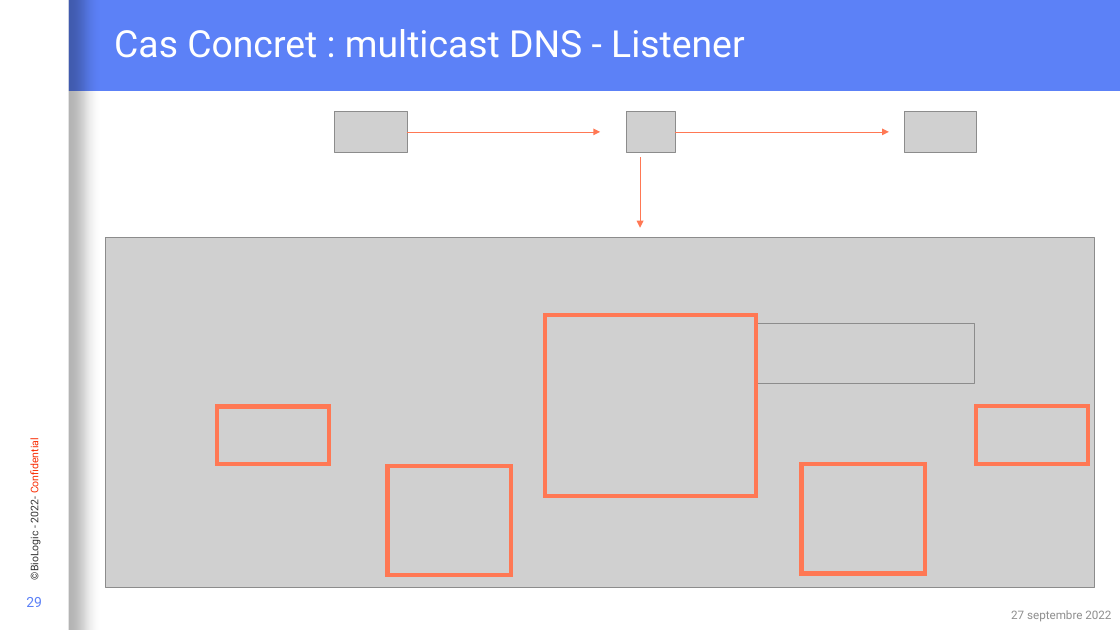
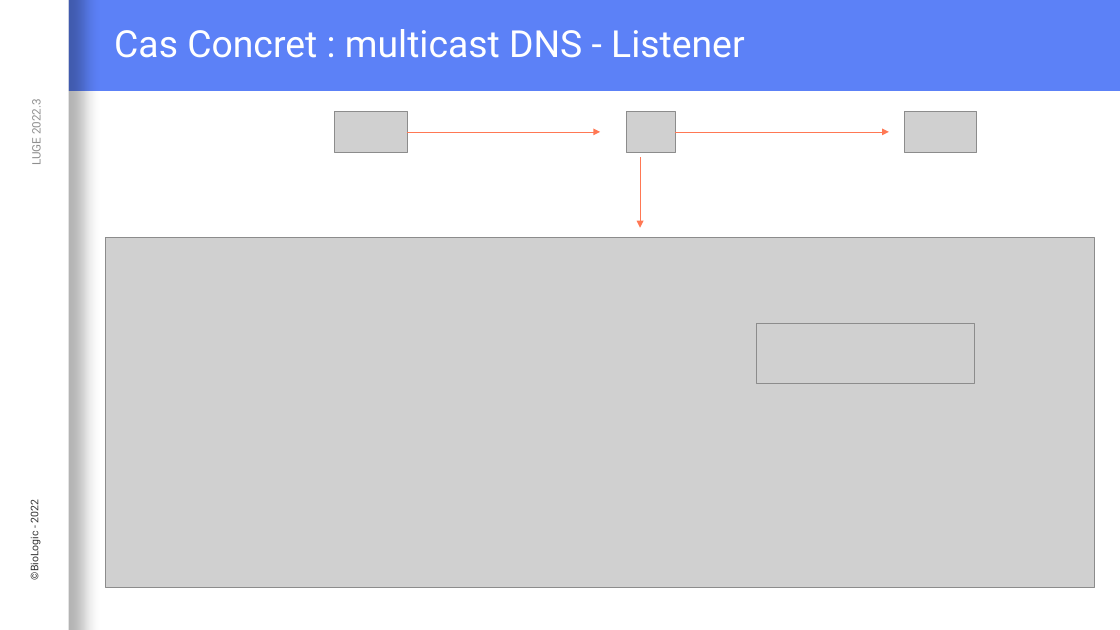
Before and after one commit to Loysse/PostLVUserEvent_Demo, a slide deck: slide 29 of Interaction événementielle entre du code C et LabVIEW.pptx. Drawn at 1120x630 pixels with LibreOffice and Linux fonts; fonts in the diff are those of the drawing; grey boxes stand for pictures; background and template pictures are left out. Boxes give left, top, right and bottom in pixels: in the first picture for what was removed or moved away, otherwise in the second. Text is boxed around its words. In the diff, an @@ line names an element or a change of style, - is before the commit and + after.

```diff
--- a/Interaction événementielle entre du code C et LabVIEW.pptx
+++ b/Interaction événementielle entre du code C et LabVIEW.pptx
@@ text added at (x1=29, y1=102, x2=44, y2=164), 10 pt, text #909090 @@
+LUGE 2022.3
@@ rectangle removed at (x1=545, y1=315, x2=756, y2=496) @@
@@ rectangle removed at (x1=217, y1=407, x2=329, y2=465) @@
@@ rectangle removed at (x1=976, y1=407, x2=1088, y2=465) @@
@@ rectangle removed at (x1=387, y1=466, x2=511, y2=576) @@
@@ rectangle removed at (x1=802, y1=465, x2=925, y2=574) @@
@@ text at (x1=27, y1=502, x2=41, y2=579): text changed @@
-©BioLogic - 2022- Confidential
+©BioLogic - 2022
@@ page number removed at (x1=26, y1=597, x2=42, y2=607) @@
-29
@@ text removed at (x1=1011, y1=610, x2=1111, y2=621) @@
-27 septembre 2022
```
Also in this commit, not shown: 27 other slides changed, 7 slides added, 6 slides removed.
